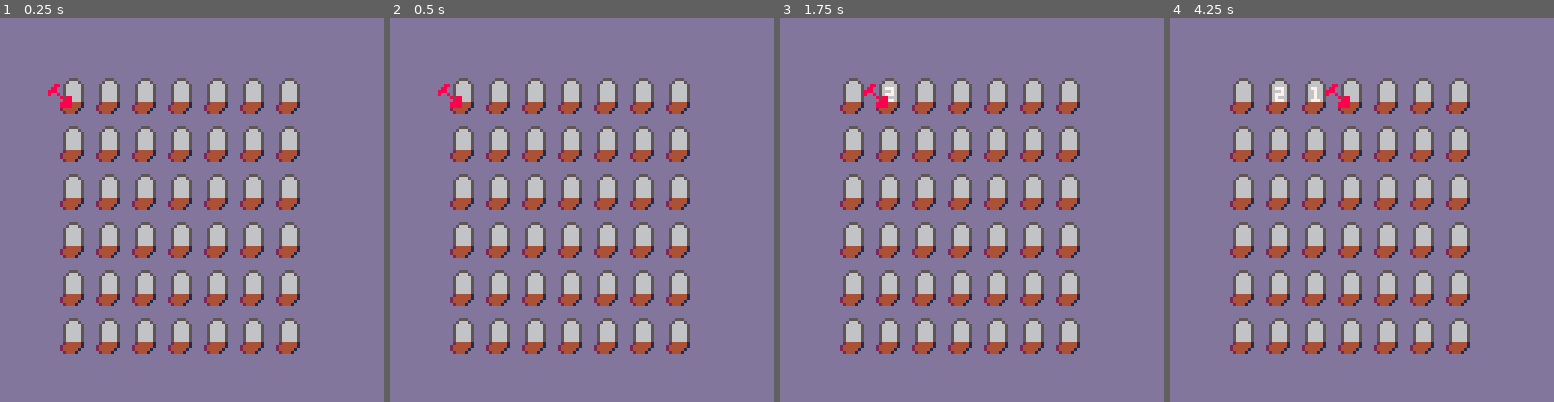
Above: before the commit, frames 1-4 (left to right).
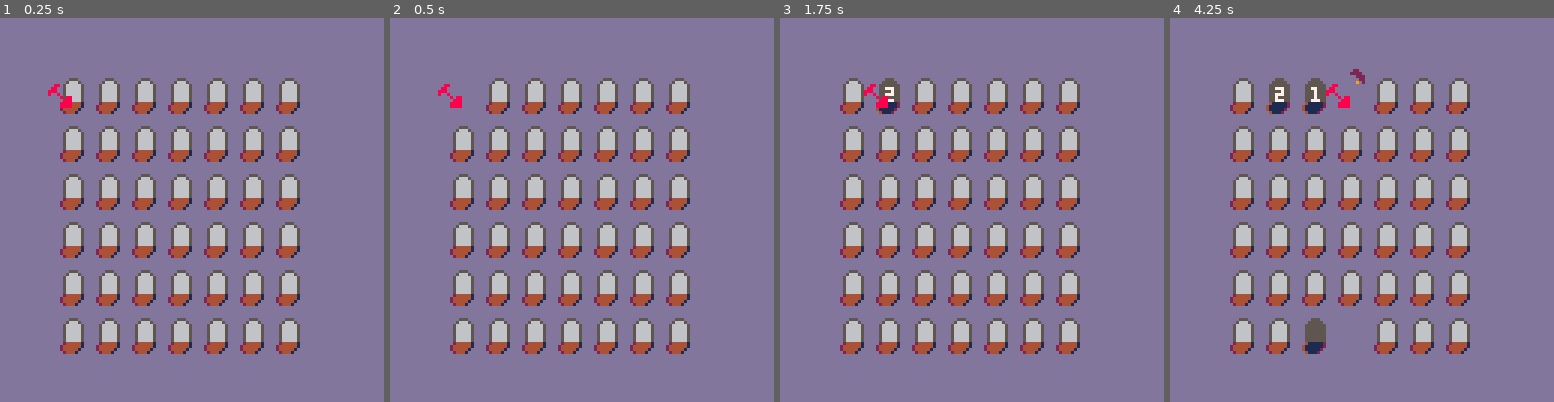
Above: after the commit, the same moments.

Repository: J0shW/ghosthunter
Game: PICO-8 cartridge ghosthunter.p8
Same seed, same stepped clock (60 frames per second), same inputs: the game is played once before the commit and once after it.
Inputs:
- Up to frame 1 (0.25 s): no input
- Up to frame 2 (0.5 s): tap X (X key) at 0.33 s
- Up to frame 3 (1.75 s): tap O (Z key) at 0.7, 1.7 s; tap X (X key) at 1.07 s; hold Right from 1.6 s (still down)
- Up to frame 4 (4.25 s): tap X (X key) at 1.85, 2.97, 4.08 s; release Right at 2.1 s; tap O (Z key) every 0.4 s from 2.1 to 4.1 s; hold Up 2.15-2.42 s; hold Right 2.47-3.03 s; hold Left 3.08-3.58 s; hold Down 3.63-3.97 s; hold Right from 4.02 s (still down)

Frame 1 is identical in both runs. In frame 2, 0.4% of the frame differs, in the area x 15-22%, y 15-25%; in frame 3, 0.2%; in frame 4, 1.9%, in the area x 25-51%, y 13-88%.

Commit message:
Added revealed grave sprite

Diff:
--- a/ghosthunter.p8
+++ b/ghosthunter.p8
@@ -3,19 +3,19 @@
 __lua__
 #include main.lua
 __gfx__
-00000000000555000244444100555000222222200000000000000000000000000000000000000000000000000000000000000000000000000000000000000000
-00000000005666502444444105555500222222200000000000000000000000000000000000000000000000000000000000000000000000000000000000000000
-00000000056666652444441055555550022222000000000000000000000000000000000000000000000000000000000000000000000000000000000000000000
-00777000056666650244410055555550000000000000000000000000000000000000000000000000000000000000000000000000000000000000000000000000
-00777000056666650000000055555550000000000000000000000000000000000000000000000000000000000000000000000000000000000000000000000000
-00777000056666650000000055555550000000000000000000000000000000000000000000000000000000000000000000000000000000000000000000000000
-00000000056666650000000055555550000000000000000000000000000000000000000000000000000000000000000000000000000000000000000000000000
-00000000056666650000000055555550000000000000000000000000000000000000000000000000000000000000000000000000000000000000000000000000
-00000000008800000000000000000000000000000000000000000000000000000000000000000000000000000000000000000000000000000000000000000000
-00000000088000000000000000000000000000000000000000000000000000000000000000000000000000000000000000000000000000000000000000000000
-00000000888000000000000000000000000000000000000000000000000000000000000000000000000000000000000000000000000000000000000000000000
-00000000800800000000000000000000000000000000000000000000000000000000000000000000000000000000000000000000000000000000000000000000
-00000000000080880000000000000000000000000000000000000000000000000000000000000000000000000000000000000000000000000000000000000000
-00000000000008880000000000000000000000000000000000000000000000000000000000000000000000000000000000000000000000000000000000000000
-00000000000088880000000000000000000000000000000000000000000000000000000000000000000000000000000000000000000000000000000000000000
-00000000000088880000000000000000000000000000000000000000000000000000000000000000000000000000000000000000000000000000000000000000
+00000000000555000244444100055500041111120000000000000000000000000000000000000000000000000000000000000000000000000000000000000000
+00000000005666502444444100555550411111120000000000000000000000000000000000000000000000000000000000000000000000000000000000000000
+00000000056666652444441005555555411111200000000000000000000000000000000000000000000000000000000000000000000000000000000000000000
+00777000056666650244410005555555041112000000000000000000000000000000000000000000000000000000000000000000000000000000000000000000
+00777000056666650000000005555555000000000000000000000000000000000000000000000000000000000000000000000000000000000000000000000000
+00777000056666650000000005555555000000000000000000000000000000000000000000000000000000000000000000000000000000000000000000000000
+00000000056666650000000005555555000000000000000000000000000000000000000000000000000000000000000000000000000000000000000000000000
+00000000056666650000000005555555000000000000000000000000000000000000000000000000000000000000000000000000000000000000000000000000
+00000000008800000002200000000000000000000000000000000000000000000000000000000000000000000000000000000000000000000000000000000000
+00000000088000000022220000000000000000000000000000000000000000000000000000000000000000000000000000000000000000000000000000000000
+00000000888000000222220000000000000000000000000000000000000000000000000000000000000000000000000000000000000000000000000000000000
+00000000800800000002222000002200000000000000000000000000000000000000000000000000000000000000000000000000000000000000000000000000
+00000000000080880002222000022220000000000000000000000000000000000000000000000000000000000000000000000000000000000000000000000000
+00000000000008880000222200000222000000000000000000000000000000000000000000000000000000000000000000000000000000000000000000000000
+00000000000088880000090200000022000000000000000000000000000000000000000000000000000000000000000000000000000000000000000000000000
+00000000000088880000909000000902000000000000000000000000000000000000000000000000000000000000000000000000000000000000000000000000
--- a/main.lua
+++ b/main.lua
@@ -32,13 +32,22 @@
   local tx=flr((i-1)%boardWidth)*tileWidth+boardOffsetX
   -- we use the lua backslash here to divide and floor at the same time
   local ty=flr((i-1)\boardWidth)*tileHeight+boardOffsetY
-  spr(1, tx, ty)
-  spr(2, tx, ty+8)
+  if board[i]==tileStates.empty or board[i]==tileStates.ghost or board[i]==tileStates.curse then
+   spr(1, tx, ty)
+   spr(2, tx, ty+8)
+  elseif board[i]==tileStates.emptyRevealed or board[i]==tileStates.ghostRevealed or board[i]==tileStates.curseRevealed then
+   spr(3, tx, ty)
+   spr(4, tx, ty+8)
+  end
+
   -- spr(2, flr((i-1)%boardWidth)*8, flr((i-1)%boardHeight)*13+8)
   -- print(board[i], tx+2, ty+3, 7)
 
   if board[i]==tileStates.emptyRevealed then
    countNeighbors(i, tx+3, ty+3)
+  end
+  if board[i]==tileStates.emptyFlagged then
+   spr(19, tx+1, ty-6)
   end
  end
 
